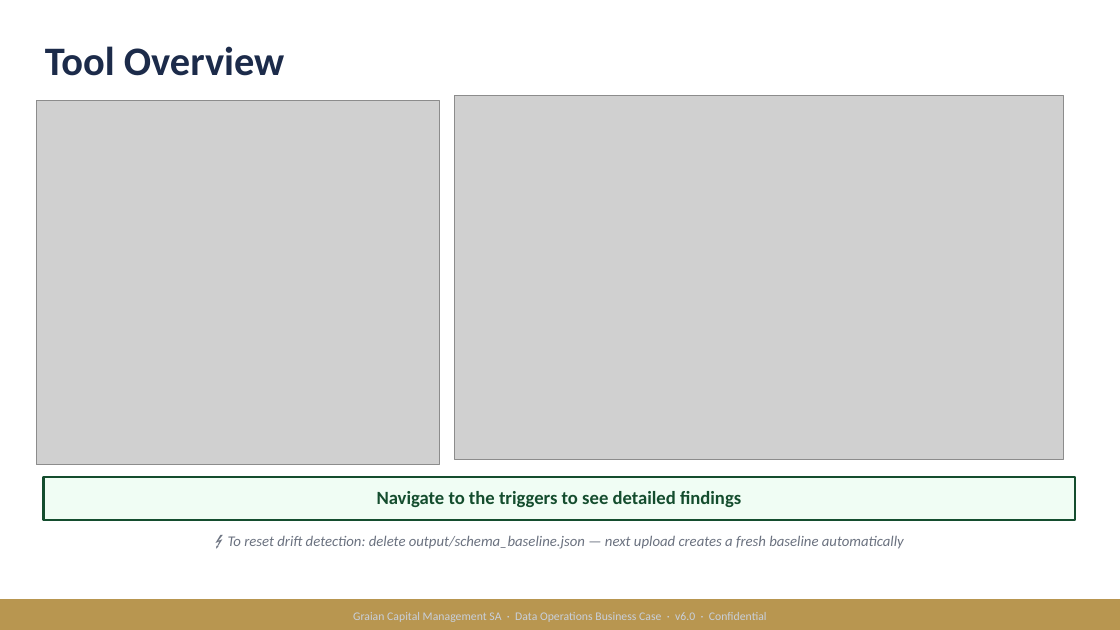
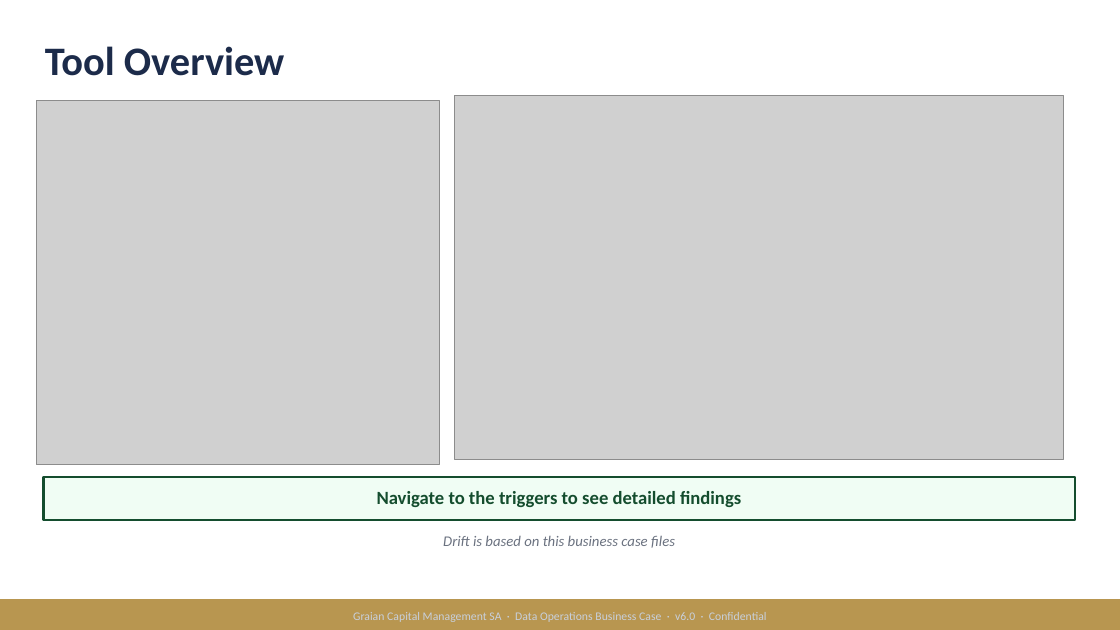
Before and after one commit to rochaadrielea/Loan-Risk-Monitoring-Platform, a slide deck: slide 15 of Graian_AdieleRochaWeisz_v7.pptx (slide 14 before the commit). Drawn at 1120x630 pixels with LibreOffice and Linux fonts; fonts in the diff are those of the drawing; grey boxes stand for pictures. Boxes give left, top, right and bottom in pixels: in the first picture for what was removed or moved away, otherwise in the second. Text is boxed around its words. In the diff, an @@ line names an element or a change of style, - is before the commit and + after.

Commit message:
Refactor drift detection to hardcoded schema; fix DAX docs and outlier-flag; update slides 14 and 18; add data model drawio; fix gitignore

```diff
--- a/Graian_AdieleRochaWeisz_v7.pptx
+++ b/Graian_AdieleRochaWeisz_v7.pptx
@@ text at box(443, 536, 675, 548): text changed @@
-⚡ To reset drift detection: delete output/schema_baseline.json — next upload creates a fresh baseline automatically
+Drift is based on this business case files
```
Also in this commit, not shown: 4 other slides changed, 1 slide added, 2 slides removed, 3 other files.
